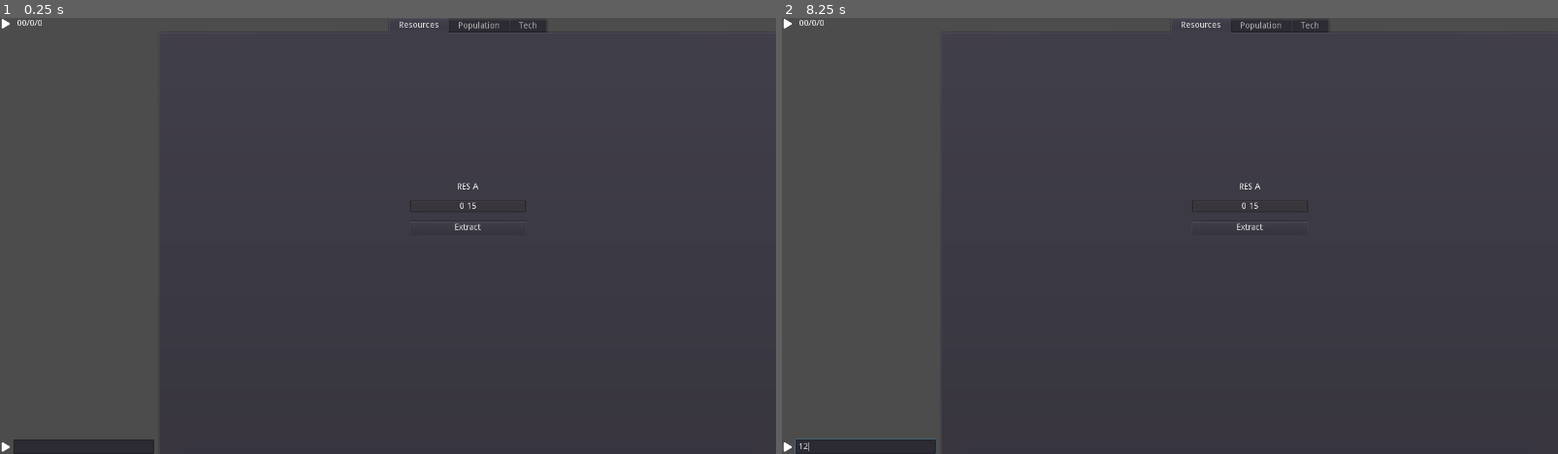
Above: before the commit, frames 1-2 (left to right).
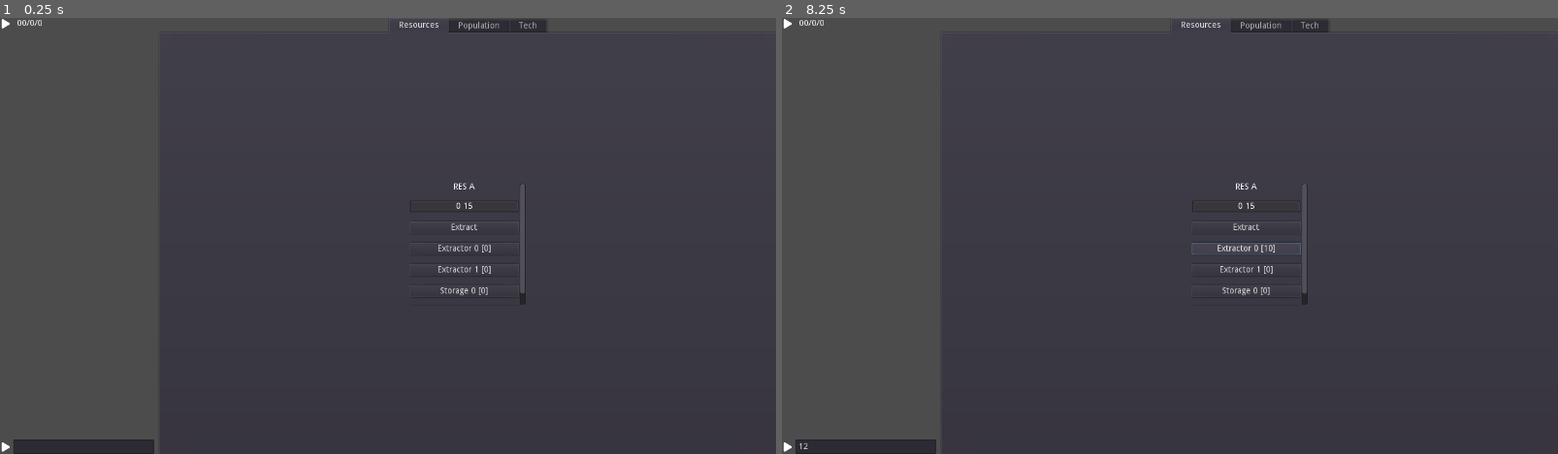
Above: after the commit, the same moments.

Repository: FRisney/incremental
Game: Godot game, scene res://main.tscn
The game is run twice, just before and just after one commit, with the same random seed, the same clock (stepped at 60 frames per second) and the same inputs.
Inputs (mouse positions are in pixels of both pictures, inside the frame that each line leads up to):
- Up to frame 1 (0.25 s): no input
- Up to frame 2 (8.25 s): click (867, 445) at 0.52 s; type "12" at 0.6 s; click (1247, 249) at 1.25 s, where only the run after the commit has a clickable "Extractor 0 [0]"; click (1247, 249) at 2 s, where only the run after the commit has a clickable "Extractor 0 [1]"; click (1247, 249) at 2.75 s, where only the run after the commit has a clickable "Extractor 0 [2]"; click (1247, 249) at 3.5 s, where only the run after the commit has a clickable "Extractor 0 [3]"; click (1247, 249) at 4.25 s, where only the run after the commit has a clickable "Extractor 0 [4]"; click (1247, 249) at 5 s, where only the run after the commit has a clickable "Extractor 0 [5]"; click (1247, 249) at 5.75 s, where only the run after the commit has a clickable "Extractor 0 [6]"; click (1247, 249) at 6.5 s, where only the run after the commit has a clickable "Extractor 0 [7]"; click (1247, 249) at 7.25 s, where only the run after the commit has a clickable "Extractor 0 [8]"; click (1247, 249) at 8 s, where only the run after the commit has a clickable "Extractor 0 [9]"

The runs differ from the first frame. In frame 1, 0.3% of the frame differs, in the area x 56-68%, y 37-66%; in frame 2, 0.4%, in the area x 1-68%, y 37-100%.

Commit message:
Automatic placement of extractors and storages buttons

Diff:
--- a/incremental/content/r_a.tres
+++ b/incremental/content/r_a.tres
@@ -8,11 +8,23 @@
 extractors = [ {
 "builded": 0,
 "cost": "ceil((pow(x,2))/0.4)",
+"id": 0,
+"production": "ceil((pow(x,2))/0.4)"
+}, {
+"builded": 0,
+"cost": "ceil((pow(x,2))/0.4)",
+"id": 1,
 "production": "ceil((pow(x,2))/0.4)"
 } ]
 storages = [ {
 "builded": 0,
 "cost": "ceil((pow(x,2))/0.4)",
+"id": 0,
+"stores": "ceil((pow(x,2))/0.4)"
+}, {
+"builded": 0,
+"cost": "ceil((pow(x,2))/0.4)",
+"id": 1,
 "stores": "ceil((pow(x,2))/0.4)"
 } ]
 type = "r_a"
--- a/incremental/logic/card/resource_card.gd
+++ b/incremental/logic/card/resource_card.gd
@@ -13,7 +13,6 @@
 
 func _ready() -> void:
 	Settings.call("enlist",self.get_path())
-	# print("signal: %s (%s)" % [name,GameTimer.connect("endofyear", self, "save_state")])
 	(get_node("Scroll/Stack/Title") as Label).text = data.name
 	data.capacity = calc_capacity()
 	lbl_capacity.text = "%s" % data.capacity
@@ -25,6 +24,20 @@
 		btn.name = "Extract"
 		btn.text = "Extract"
 		find_node("Stack").add_child_below_node(get_node("Scroll/Stack/QC"),btn)
+
+	for extractor in data.extractors:
+		var btn: Button = Button.new()
+		btn.name = "%s" % extractor.id
+		btn.text = "Extractor %s [%s]" % [ extractor.id, extractor.builded ]
+		print("signal: %s (%s)" % [name,btn.connect("pressed", self, "_on_build_extractor", [extractor.id,btn])])
+		get_node("Scroll/Stack/Extractors").add_child(btn)
+
+	for storage in data.storages:
+		var btn: Button = Button.new()
+		btn.name = "%s" % storage.id
+		btn.text = "Storage %s [%s]" % [ storage.id, storage.builded ]
+		print("signal: %s (%s)" % [name,btn.connect("pressed", self, "_on_build_storage", [storage.id,btn])])
+		get_node("Scroll/Stack/Storages").add_child(btn)
 
 
 func _process(_delta: float) -> void:
@@ -38,26 +51,24 @@
 		data.current = _e if _e < data.capacity else data.capacity
 
 
-# func _on_build_extractor():
-# 	data
+func _on_build_extractor(extractor:int,btn:Button):
+	data.extractors[extractor].builded += 1;
+	btn.text = "Extractor %s [%s]" % [ data.extractors[extractor].id, data.extractors[extractor].builded ]
 
 
-func _on_build_storage():
+func _on_build_storage(storage:int,btn:Button):
+	data.storages[storage].builded += 1;
+	data.capacity = calc_capacity()
+	btn.text = "Storage %s [%s]" % [ data.storages[storage].id, data.storages[storage].builded ]
 	lbl_capacity.text = "%s" % data.capacity
+	prog_bar.max_value = data.capacity
 
 
 func calc_capacity() -> int:
-	var cap:int = 0
+	var cap:int = data.capacity
 	for storage in data.storages:
 		var exp_cap = Expression.new()
 		exp_cap.parse(storage.stores, ["x"])
 		cap += exp_cap.execute([storage.builded])
 	cap = cap if cap > data.capacity else data.capacity
 	return cap
-
-
-# func save_state() ->void:
-# 	if !Settings.get("data_buffer").has(res_type):
-# 		Settings.call("set_persistent_resource_data", res_type, data)
-# 	else:
-# 		Settings.get("data_buffer")[res_type] = data
--- a/incremental/logic/res_data.gd
+++ b/incremental/logic/res_data.gd
@@ -2,11 +2,13 @@
 class_name ResData
 
 export(Array, Dictionary) var extractors # {
+	# 	id: int
 	# 	builded: int
 	# 	cost: string - math expr
 	# 	production: string - math expr
 	# }
 export(Array, Dictionary) var storages # {
+	# 	id: int
 	# 	builded: int
 	# 	cost: string - math expr
 	# 	stores: string - math expr
